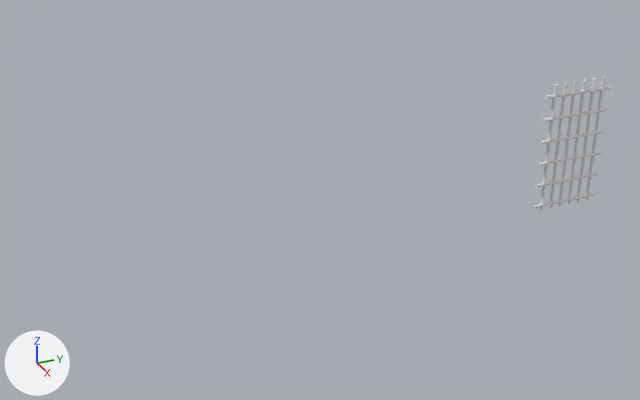
Before and after pictures for a commit that changed the FBX model Assets/Visual/Models/Tower/door.fbx.
Before and after are seen from a 50 mm lens placed at (27.7, -24.16, 13.41), pointed at (-0.37, -11.53, -0.63). Every picture has the same lights, and +X, +Y and +Z are marked at lower left. Where no turn or scale is listed for an object, it has been applied to the vertices.
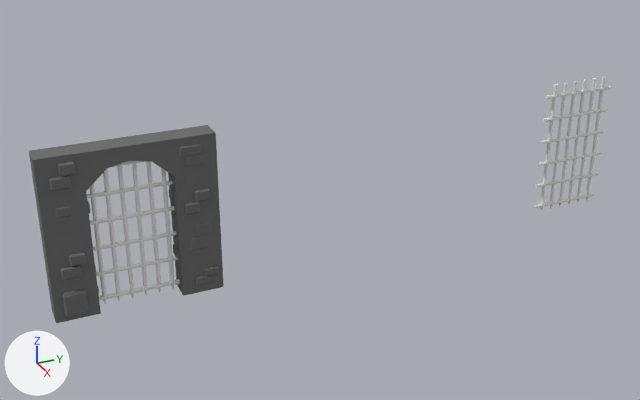
Changed parts and their boxes [x1, y1, x2, y2] in the pictures (640 x 400 px):
'Cube.004', added
    after: [29, 125, 224, 323]
'Cube.003', added
    after: [90, 161, 174, 305]
'Cube.005', added
    after: [87, 161, 180, 300]

Diff of the bpy script that builds the scene:
```diff
--- a/Assets/Visual/Models/Tower/door.fbx.py
+++ b/Assets/Visual/Models/Tower/door.fbx.py
@@ mat_stonewall @@
+mat_stonewall = principled_material('StoneWall')
+mat_stonewall.base_color = (0.15, 0.15, 0.15)  # dark grey #6c6c6c
+mat_stonewall.roughness = 1.0
@@ me_cube_004 @@
+me_cube_004.from_pydata(...)  # 908 vertices, 978 faces; spans x -0.62..0.56, y -3.0..3.0, z -3.0..3.0
+me_cube_004.materials.append(mat_stonewall)  # dark grey #6c6c6c
@@ me_cube_002 @@
+me_cube_002.from_pydata(...)  # 156 vertices, 144 faces; spans x -0.07..0.07, y -0.17..2.42, z -2.95..2.74
@@ me_cube_006 @@
+me_cube_006.from_pydata(...)  # 108 vertices, 96 faces; spans x -0.07..0.07, y -0.5..2.74, z -4.87..0.17
@@ ob_cube_004 @@
+ob_cube_004 = bpy.data.objects.new('Cube.004', me_cube_004)
+ob_cube_004.location = (0.0, -18.76, 0.0)
@@ ob_cube_003 @@
+ob_cube_003 = bpy.data.objects.new('Cube.003', me_cube_002)
+ob_cube_003.location = (0.0, -19.89, 0.0)
@@ ob_cube_005 @@
+ob_cube_005 = bpy.data.objects.new('Cube.005', me_cube_006)
+ob_cube_005.location = (0.0, -19.89, 2.16)
```
